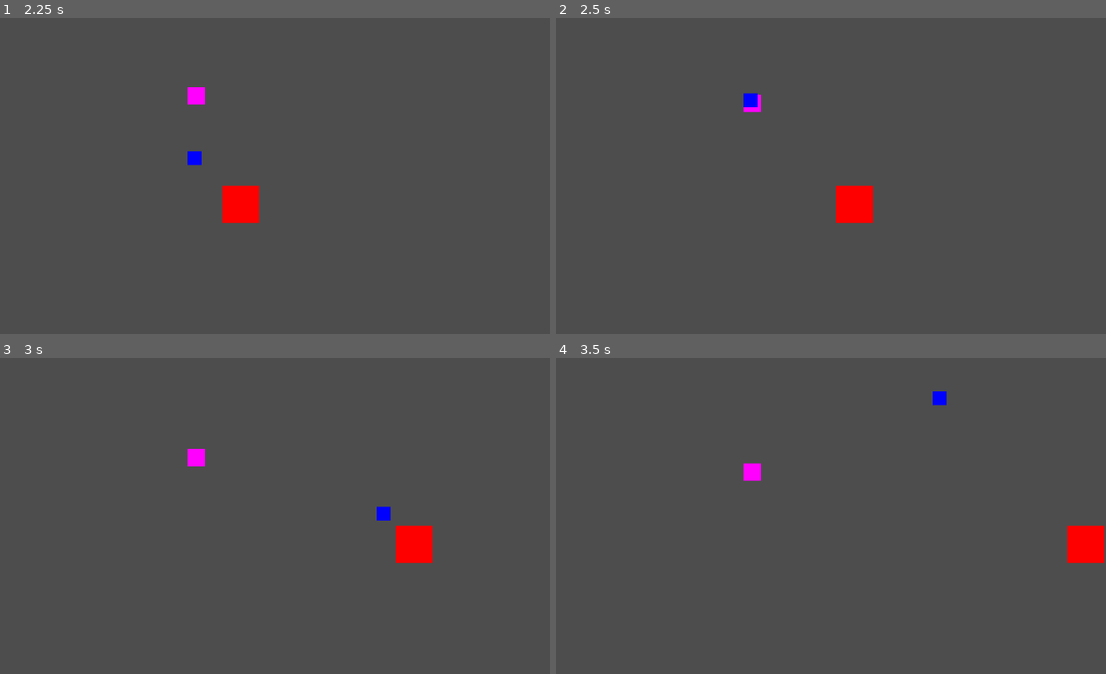
Above: before the commit, frames 1-4 (two rows, left to right).
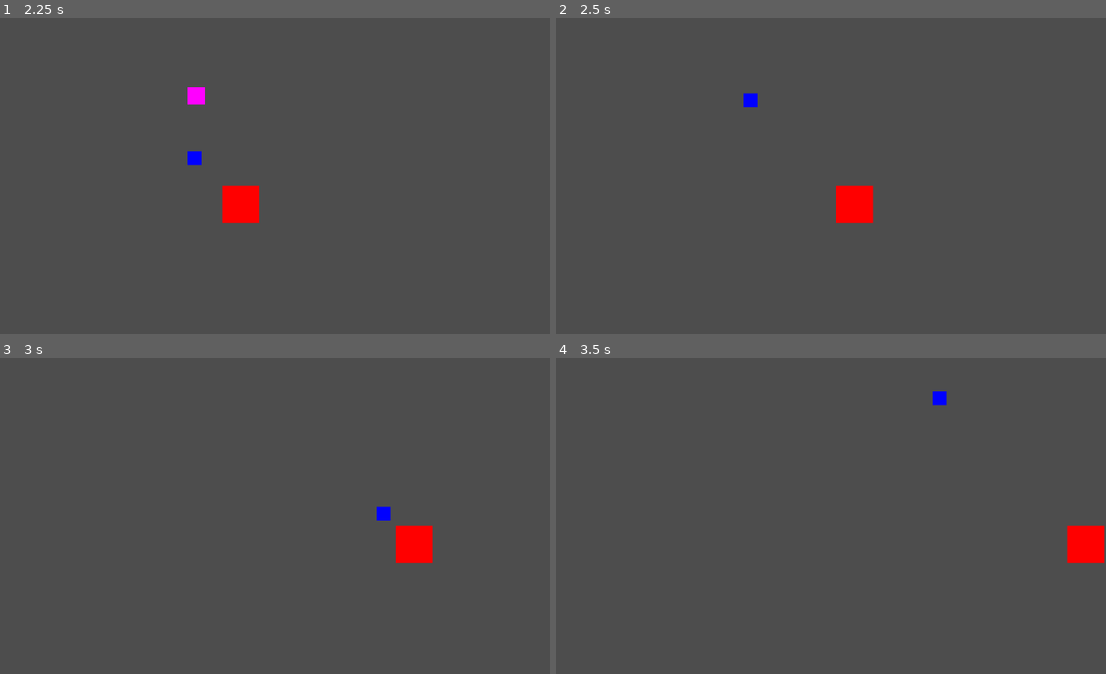
Above: after the commit, the same moments.

Repository: Roflstomp123/MRUHACKZ
Game: Godot game, scene res://Levels/temp_level.tscn
The game is run twice, just before and just after one commit, with the same random seed, the same clock (stepped at 60 frames per second) and the same inputs.
Inputs:
- Up to frame 1 (2.25 s): tap Enter (Finish attack) at 0.5, 1.35 s; hold Right (Move right) 0.53-1.28 s; hold Enter (Finish attack) 0.53-1.28 s; hold Left (Move left) 1.28-2.03 s; hold Right (Move right) from 2.03 s (still down); hold Enter (Finish attack) from 2.03 s (still down)
- Up to frame 2 (2.5 s): keep holding Right (Move right); keep holding Enter (Finish attack)
- Up to frame 3 (3 s): keep holding Right (Move right); release Enter (Finish attack) at 2.78 s; tap Enter (Finish attack) at 2.85 s
- Up to frame 4 (3.5 s): keep holding Right (Move right)

Frame 1 is identical in both runs. In frame 2, less than 0.1% of the frame differs, in the area x 34-38%, y 24-30%; in frame 3, 0.2%; in frame 4, 0.2%, in the area x 34-38%, y 33-40%.

Commit message:
Fix sizing change

Diff:
--- a/Enemy/alien.gd
+++ b/Enemy/alien.gd
@@ -5,7 +5,7 @@
 var health = 2:
 	set(val):
 		health = val
-		if health < 0:
+		if health <= 0:
 			kill()
 
 
--- a/Player/Attacks/PlayerAttack.gd
+++ b/Player/Attacks/PlayerAttack.gd
@@ -34,7 +34,6 @@
 
 
 
-
 ## Modifier stuff
 func apply_modifier(modifier:AttackModifier, mult:int = 1): #mult just for removing it.
 	damage += modifier.damage * mult
--- a/Player/Attacks/attack_modifier.gd
+++ b/Player/Attacks/attack_modifier.gd
@@ -12,7 +12,7 @@
 
 
 @export var damage:int = 0
-@export var size:int = 0
+@export var size:float = 0
 @export var speed:int = 0
 #@export var damage:int = 0
 #@export var damage:int = 0
--- a/Player/temp_player.gd
+++ b/Player/temp_player.gd
@@ -20,7 +20,7 @@
 var current_modifier:AttackModifier = AttackModifier.new()
 
 ## Attack Modifiers #export?
-var size_increase_modifier:float = 0.2 #scale of projectile
+var size_increase_modifier:float = 0.4 #scale of projectile
 var speed_increase_modifier:float = 100 #pixels/second ??
 
 ## Movement
